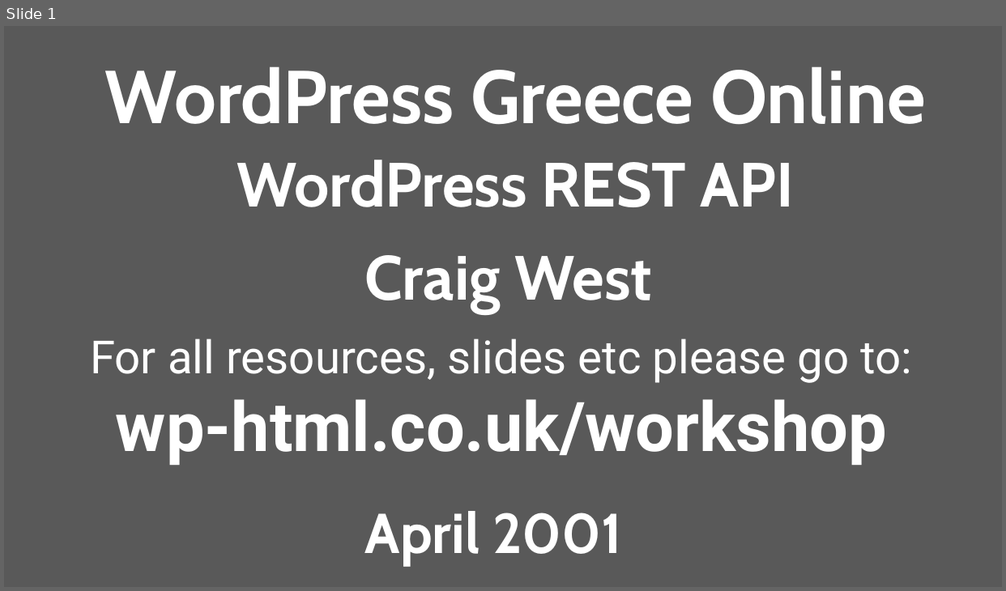
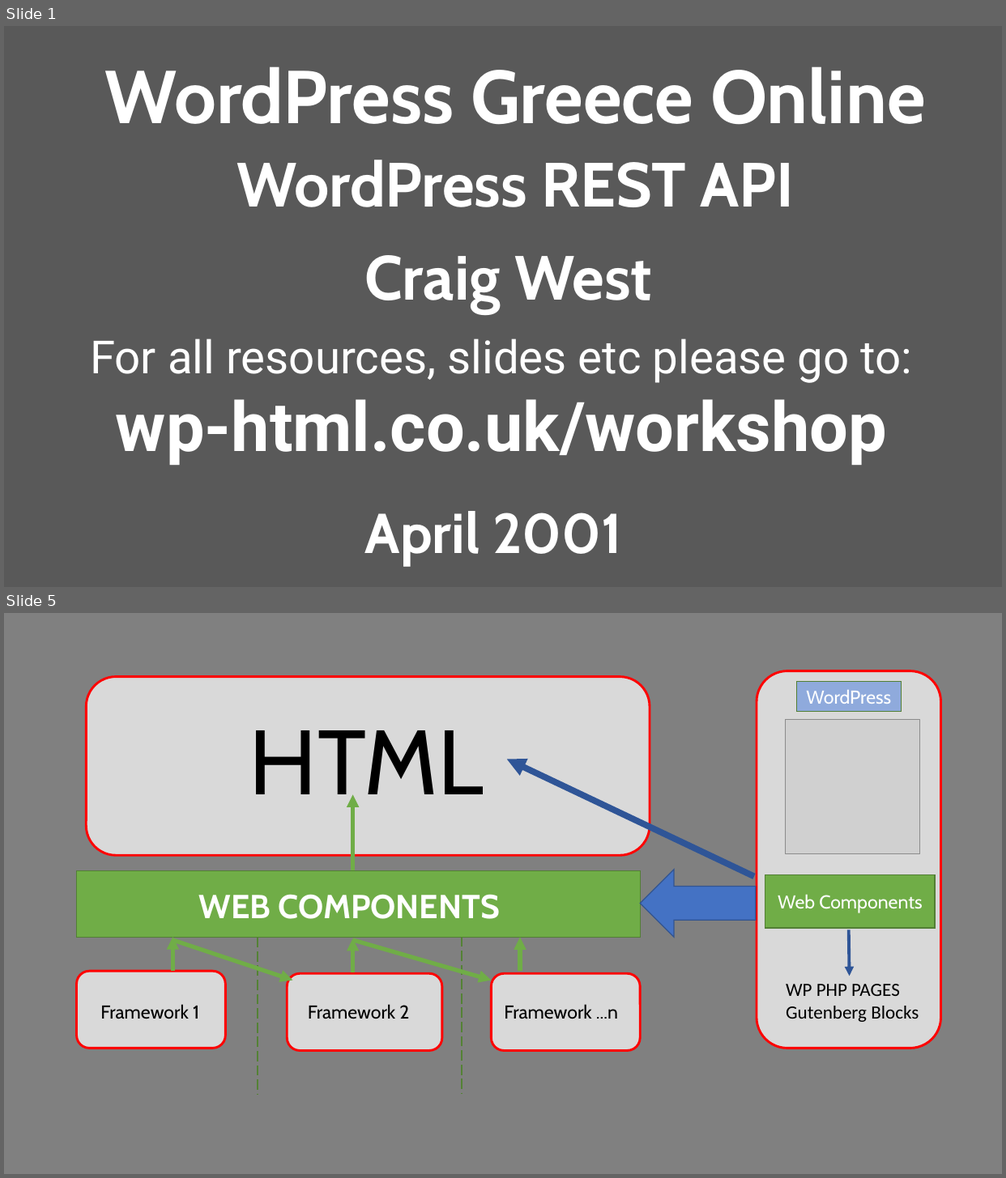
Before and after one commit to venturer75/WordCampGreece, a slide deck: talk-wordcamp-greece.pptx. Shown one above the other, each under a label of ours: slide 1 before the commit, slides 1 and 5 after it; the slides between them are not shown. The pictures are 1006x591 and 1006x1178 pixels, drawn with LibreOffice and Linux fonts; fonts in the diff are those of the drawing; grey boxes stand for pictures. Boxes give left, top, right and bottom in pixels: in the first picture for what was removed or moved away, otherwise in the second. Text is boxed around its words. In the diff, an @@ line names an element or a change of style, - is before the commit and + after.

```diff
--- a/talk-wordcamp-greece.pptx
+++ b/talk-wordcamp-greece.pptx
@@ slide 5 added at (4,613,1002,1174), background #808080 @@
@@ rounded rectangle added at (87,677,650,855), fill #D9D9D9, outline #FF0000 2.25 pt @@
@@ rounded rectangle added at (756,671,940,1049), fill #D9D9D9, outline #FF0000 2.25 pt @@
@@ rectangle added at (797,681,901,711), fill #8FAADC, outline #538035 1 pt, 18 pt, text #FFFFFF @@
+WordPress
@@ text added at (249,730,484,815), 88 pt, text #000000 @@
+HTML
@@ picture added at (785,719,919,854) @@
@@ arrow added from (754, 876) to (507, 759), #2F5597 6 pt @@
@@ arrow added from (353, 871) to (353, 795), #70AD47 4 pt @@
@@ rectangle added at (77,871,641,938), fill #70AD47, outline #538035 1 pt @@
@@ right arrow added at (641,870,756,937), fill #4472C4, outline #325491 1 pt @@
@@ rectangle added at (765,875,935,928), fill #70AD47, outline #538035 1 pt, 18 pt, text #FFFFFF @@
+Web Components
@@ text added at (199,894,500,919), 32 pt, text #FFFFFF, bold @@
+WEB COMPONENTS
@@ line added from (258, 895) to (258, 1095), #548235 1.25 pt dashed @@
@@ line added from (462, 894) to (462, 1094), #548235 1.25 pt dashed @@
@@ arrow added from (173, 972) to (173, 937), #70AD47 4 pt @@
@@ arrow added from (173, 940) to (293, 981), #70AD47 4 pt @@
@@ arrow added from (353, 973) to (353, 939), #70AD47 4 pt @@
@@ arrow added from (353, 940) to (492, 981), #70AD47 4 pt @@
@@ arrow added from (520, 972) to (520, 937), #70AD47 4 pt @@
@@ arrow added from (849, 931) to (849, 976), #2F5597 3 pt @@
@@ rounded rectangle added at (77,972,226,1049), fill #D9D9D9, outline #FF0000 2.25 pt @@
@@ rounded rectangle added at (287,973,442,1051), fill #D9D9D9, outline #FF0000 2.25 pt @@
@@ rounded rectangle added at (492,973,641,1051), fill #D9D9D9, outline #FF0000 2.25 pt @@
@@ text added at (786,984,918,1022), 18 pt, text #000000 @@
+WP PHP PAGES
+Gutenberg Blocks
@@ text added at (100,1004,199,1020), 18 pt, text #000000 @@
+Framework 1
@@ text added at (308,1004,409,1019), 18 pt, text #000000 @@
+Framework 2
@@ text added at (504,1004,618,1020), 18 pt, text #000000 @@
+Framework ...n
```
Also in this commit, not shown: 1 slide changed, 2 other slides added, 1 other file.
